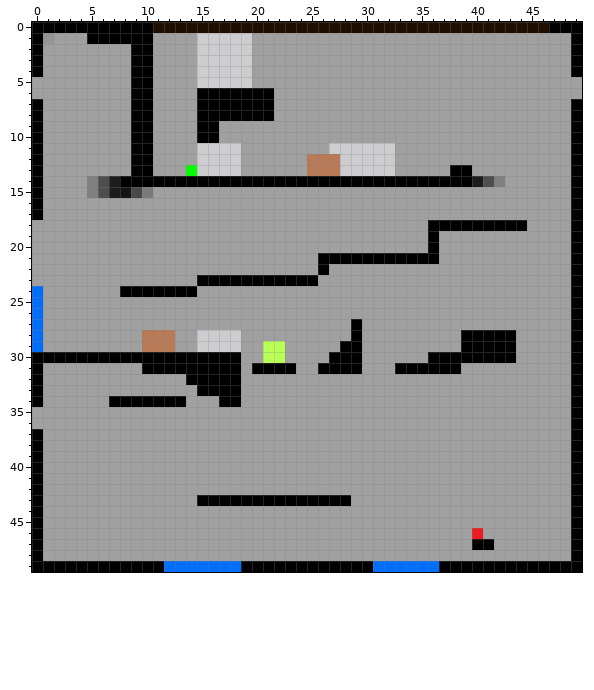
One commit to this pixel-art sprite: levels/0_0.png. The picture above was drawn from the file before the commit.
The file is 50x50 pixels. Colours within 5 levels of each other are drawn and written as one.
New version:
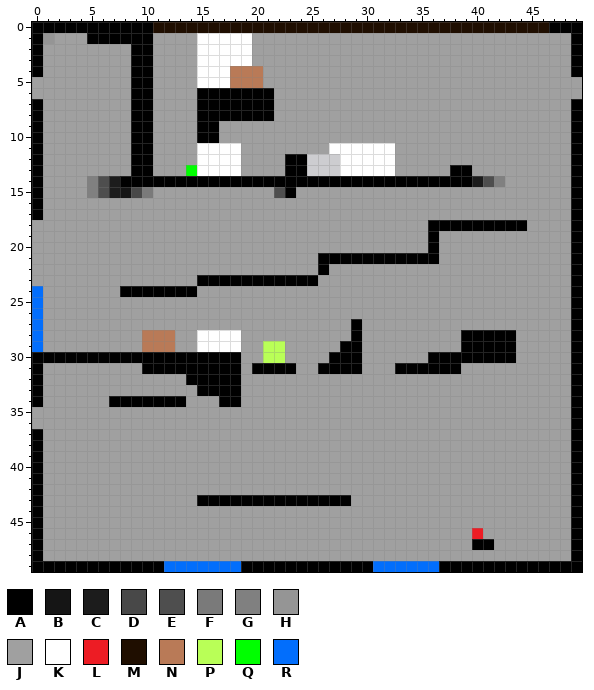
Palette (. is transparent): A #000000  B #151515  C #1c1c1c  D #484848  E #4e4e4e  F #7a7a7a  G #808080  H #959595  J #a0a0a0  K #ffffff  L #ed1c24  M #1f0e00  N #b97a57  P #b9ff57  Q #00ff00  R #026efc
Changes in this commit:
y 1..3: x 15..19 ..... -> KKKKK
y 4..5: x 15..20 .....J -> KKKNNN
y 11: x 15..18 .... -> KKKK; x 27..32 ...... -> KKKKKK
y 12..13: x 15..18 .... -> KKKK; x 23..32 JJNNN..... -> AA...KKKKK
y 15: x 22..23 JJ -> EA
y 28..29: x 15..18 .... -> KKKK
